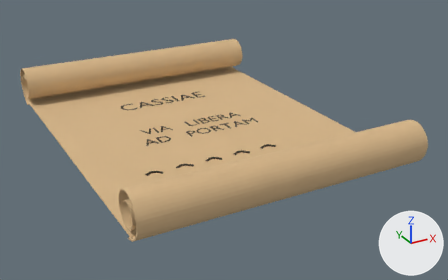
A saved change to the glTF model prototype/assets/legio/gate_letter.glb.
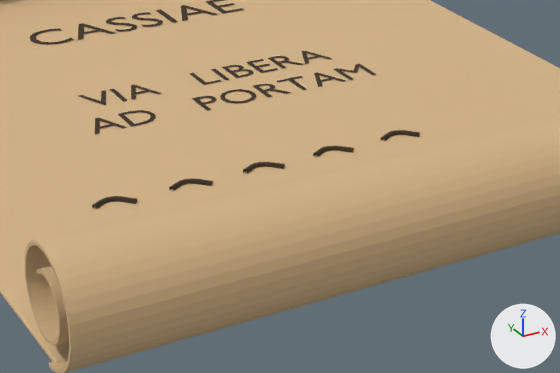
Each version appears first whole from a 50 mm camera at (-0.178, -0.362, 0.168) aimed at (0.012, -0.016, -0.005), and next in a close-up on the part from 24% to 74% of the width and 33% to 86% of the height. Arrows for +X, +Y and +Z are at lower right; the lights stay in place. The older version's two pictures come first.

In view in the first close-up: 'Addressee', 'Ink stroke', 'Ink stroke.001', 'Ink stroke.002', 'Ink stroke.003', 'Ink stroke.004', 'Message sheet', 'Notice', 'Rolled edge'.
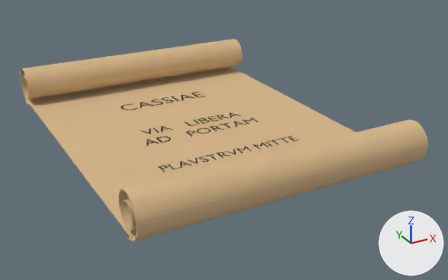
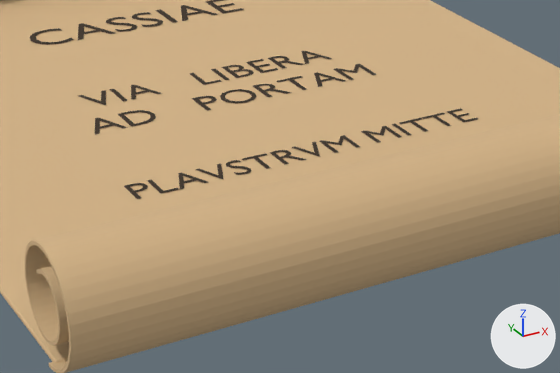
What the commit changed:
Mesh me_instructions is new.
It has 184 vertices, 162 faces and spans x -0.0492..0.0497, y -0.0037..0.0047, z 0.0.
It uses material mat_carbon_ink (brown #3a2c1d).
Object 'Ink stroke' (ob_ink_stroke) is deleted.
Object 'Ink stroke.001' (ob_ink_stroke_001) is deleted.
Object 'Ink stroke.002' (ob_ink_stroke_002) is deleted.
Object 'Ink stroke.003' (ob_ink_stroke_003) is deleted.
Object 'Ink stroke.004' (ob_ink_stroke_004) is deleted.
Object 'Instructions' (ob_instructions) is new; it shows me_instructions.
Its location is (0.0, -0.049, 0.0016).

Changed parts and their boxes [x1, y1, x2, y2] in the close-ups (560 x 373 px):
'Instructions', added: after [124, 108, 478, 199]
'Ink stroke', deleted: before [92, 196, 137, 209]
'Ink stroke.001', deleted: before [169, 178, 213, 191]
'Ink stroke.002', deleted: before [243, 162, 285, 173]
'Ink stroke.003', deleted: before [313, 146, 354, 157]
'Ink stroke.004', deleted: before [381, 130, 420, 141]
